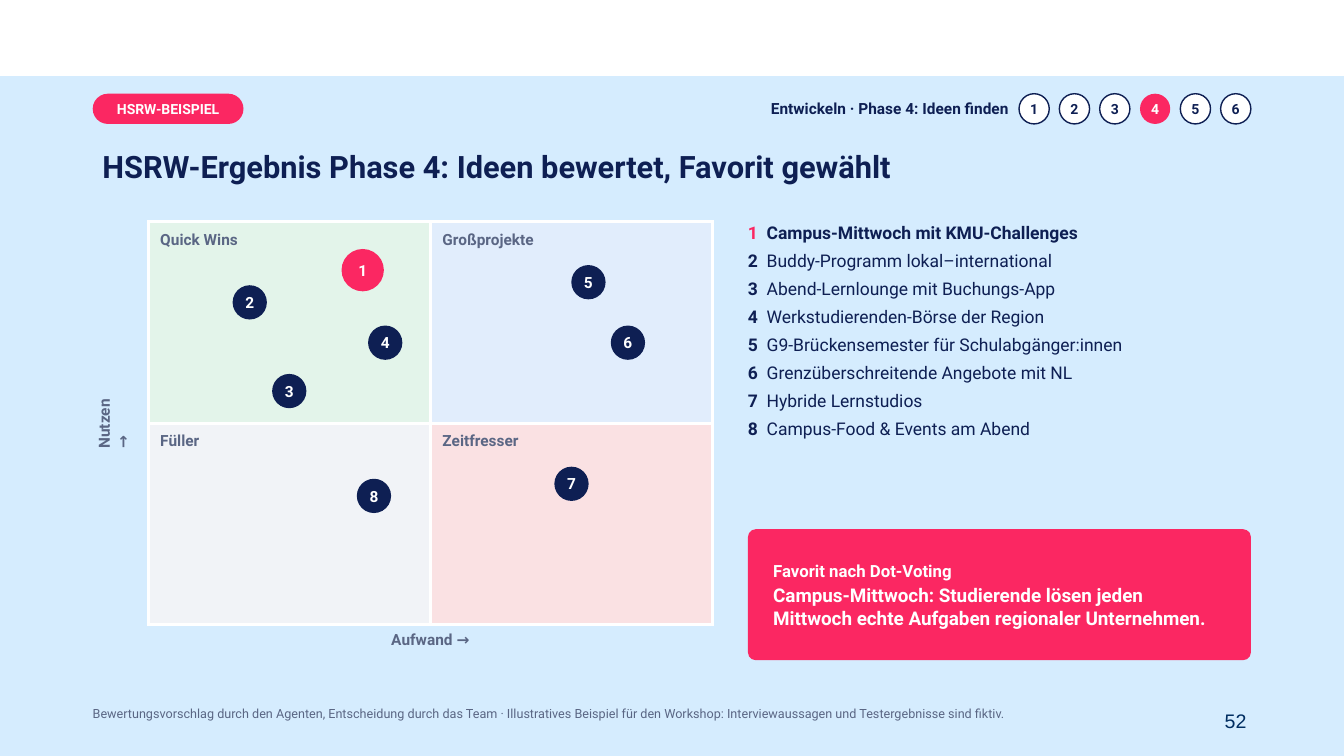
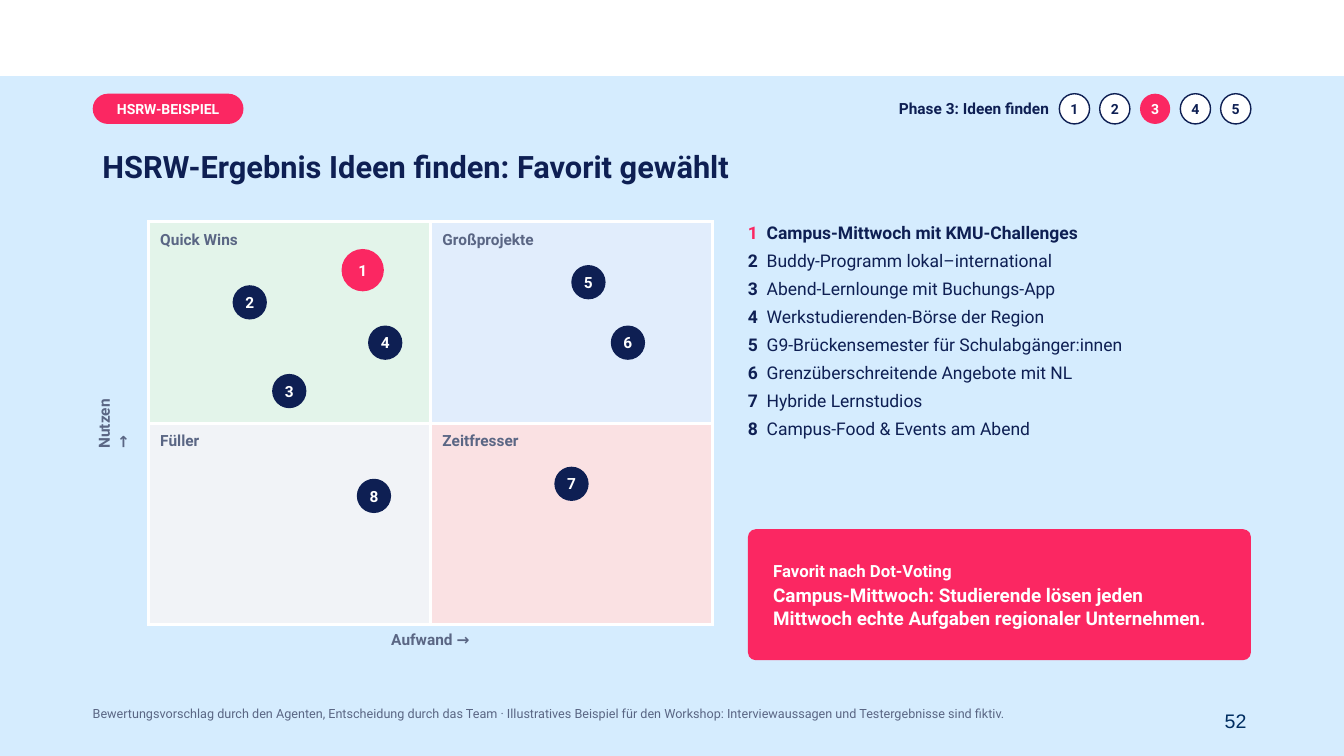
Before and after one commit to nina-nue/NKN, a slide deck: slide 52 of workshop-ki-fuer-kmu/KI-INNOVATION_Teil1_2026-11-03.pptx. Drawn at 1344x756 pixels with LibreOffice and Linux fonts; fonts in the diff are those of the drawing; background and template pictures are left out. Boxes give left, top, right and bottom in pixels: in the first picture for what was removed or moved away, otherwise in the second. Text is boxed around its words. In the diff, an @@ line names an element or a change of style, - is before the commit and + after.

```diff
--- a/workshop-ki-fuer-kmu/KI-INNOVATION_Teil1_2026-11-03.pptx
+++ b/workshop-ki-fuer-kmu/KI-INNOVATION_Teil1_2026-11-03.pptx
@@ text at (899,102,1049,114): text changed @@
-Entwickeln · Phase 4: Ideen finden
+Phase 3: Ideen finden
@@ ellipse "3" at (1140,94,1171,124): text colour #0E1F53 to #FFFFFF; fill #FFFFFF to #FB2762; outline #0E1F53 1 pt to none @@
@@ 5 ellipses: place and size @@
-5 ellipses at (1019,94,1211,124)
+5 ellipses at (1060,94,1251,124)
@@ ellipse "4" at (1181,94,1211,124): text colour #FFFFFF to #0E1F53; fill #FB2762 to #FFFFFF; outline none to #0E1F53 1 pt @@
@@ text at (102,154,729,185): text changed @@
-HSRW-Ergebnis Phase 4: Ideen bewertet, Favorit gewählt
+HSRW-Ergebnis Ideen finden: Favorit gewählt
```
Also in this commit, not shown: 36 other slides changed, 3 other files.
